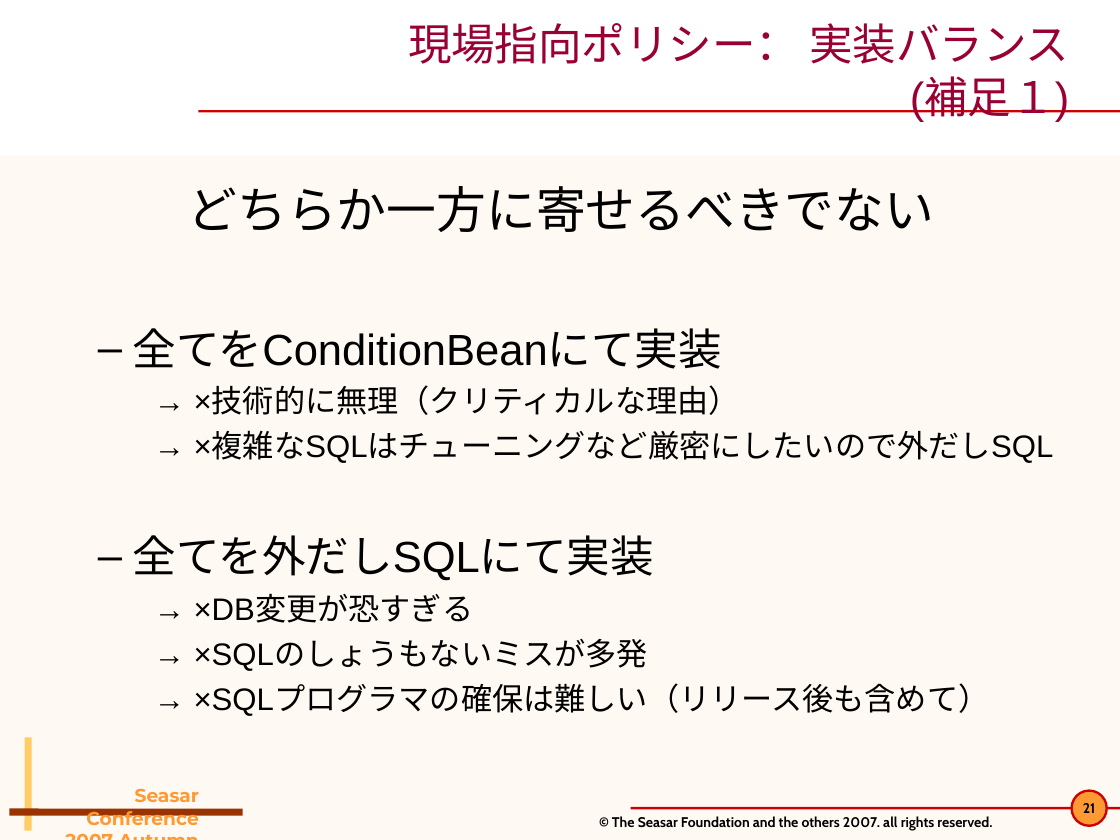
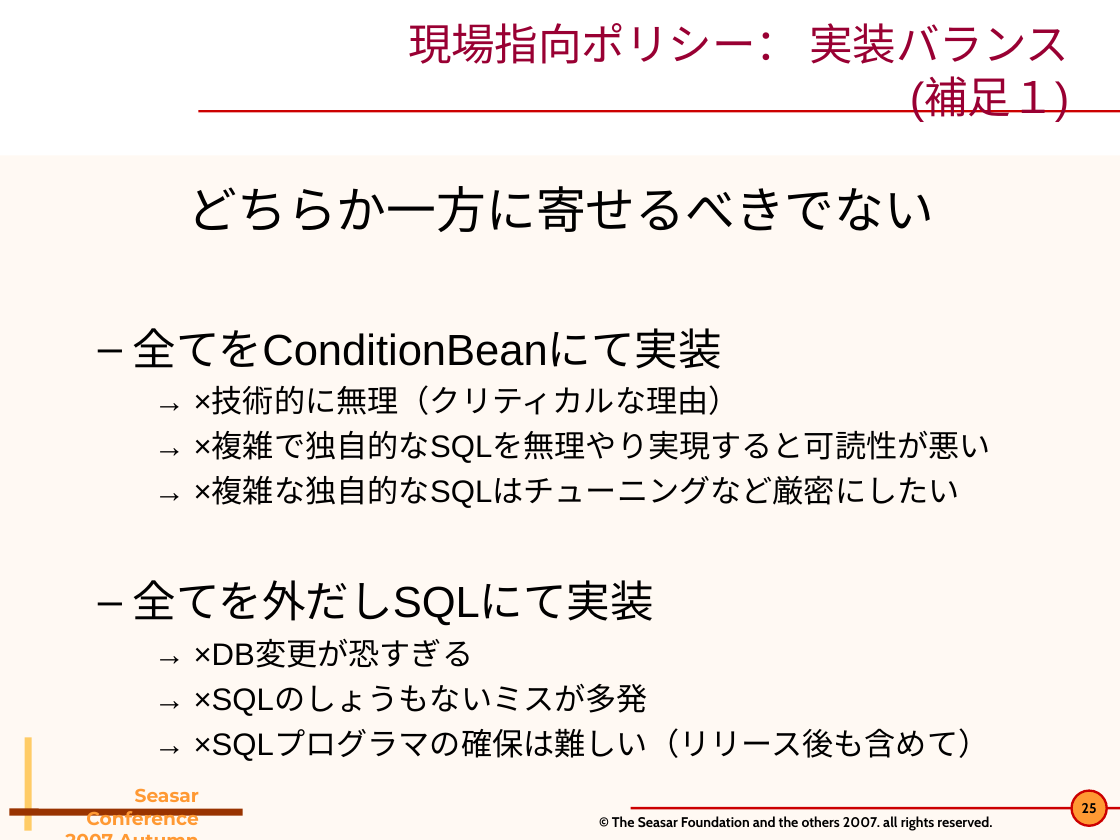
Before and after one commit to seasarorg/dbflute, a slide deck: slide 25 of dbflute/etc/doc/pres/sc2007a_2-DBFlute.ppt (slide 21 before the commit). Drawn at 1120x840 pixels with LibreOffice and Linux fonts; fonts in the diff are those of the drawing; background and template pictures are left out. Boxes give left, top, right and bottom in pixels: in the first picture for what was removed or moved away, otherwise in the second. Text is boxed around its words. In the diff, an @@ line names an element or a change of style, - is before the commit and + after.

```diff
--- a/dbflute/etc/doc/pres/sc2007a_2-DBFlute.ppt
+++ b/dbflute/etc/doc/pres/sc2007a_2-DBFlute.ppt
@@ text at <box>194,433,991,508</box>: text changed @@
-    → ×複雑なSQLはチューニングなど厳密にしたいので外だしSQL
+    → ×複雑で独自的なSQLを無理やり実現すると可読性が悪い
+    → ×複雑な独自的なSQLはチューニングなど厳密にしたい
@@ page number at <box>1082,803,1097,813</box>: text changed @@
-21
+25
```
Also in this commit, not shown: 11 other slides changed, 4 slides added.
